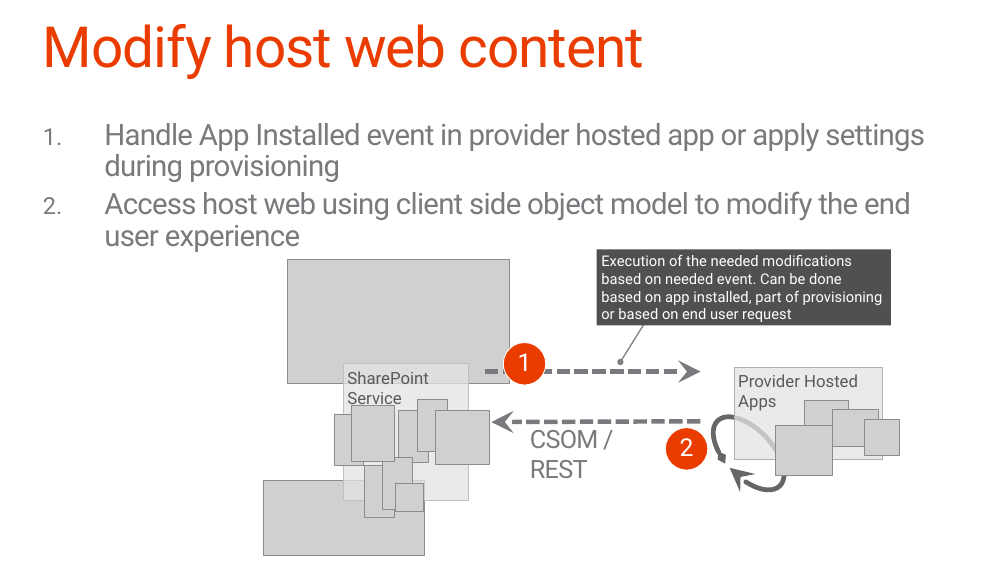
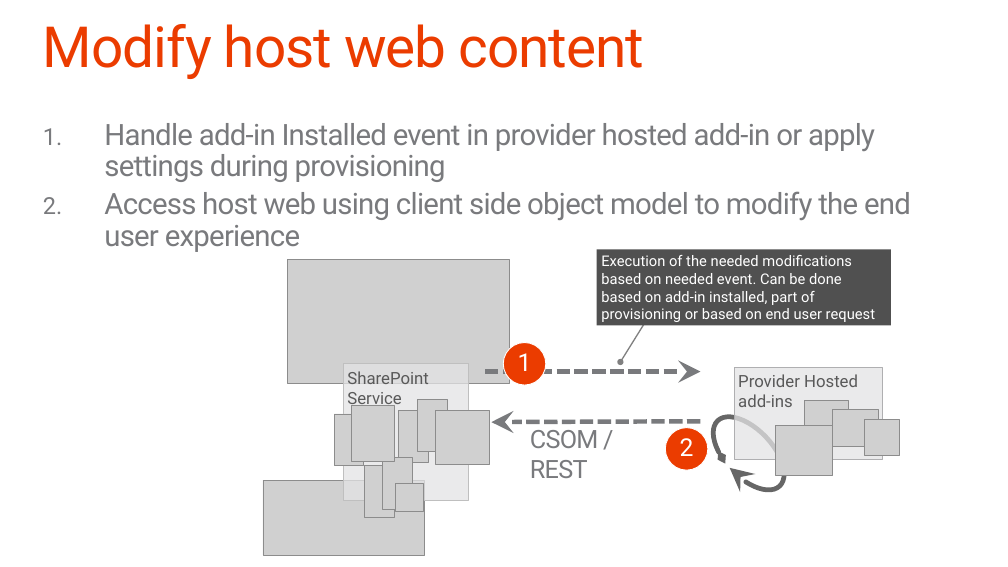
Before and after one commit to fabbbiob/TrainingContent, a slide deck: slide 10 of O3658/02 Managing site settings using app model/2_SiteManagement.pptx. Drawn at 1008x567 pixels with LibreOffice and Linux fonts; fonts in the diff are those of the drawing; grey boxes stand for pictures; background and template pictures are left out. Boxes give left, top, right and bottom in pixels: in the first picture for what was removed or moved away, otherwise in the second. Text is boxed around its words. In the diff, an @@ line names an element or a change of style, - is before the commit and + after.

```diff
--- a/O3658/02 Managing site settings using app model/2_SiteManagement.pptx
+++ b/O3658/02 Managing site settings using app model/2_SiteManagement.pptx
@@ text at bbox=[104, 123, 875, 182]: text changed @@
-1. Handle App Installed event in provider hosted app or apply settings during provisioning
+1. Handle add-in Installed event in provider hosted add-in or apply settings during provisioning
@@ text in rectangle at bbox=[601, 255, 875, 322]: text changed @@
-  Execution of the needed modifications based on needed event. Can be done based on app installed, part of provisioning or based on end user request
+  Execution of the needed modifications based on needed event. Can be done based on add-in installed, part of provisioning or based on end user request
@@ text in rectangle at bbox=[738, 374, 858, 407]: text changed @@
-Provider Hosted Apps
+Provider Hosted add-ins
```
Also in this commit, not shown: 9 other slides changed, 1 slide added, 1 slide removed, 6 other files.
